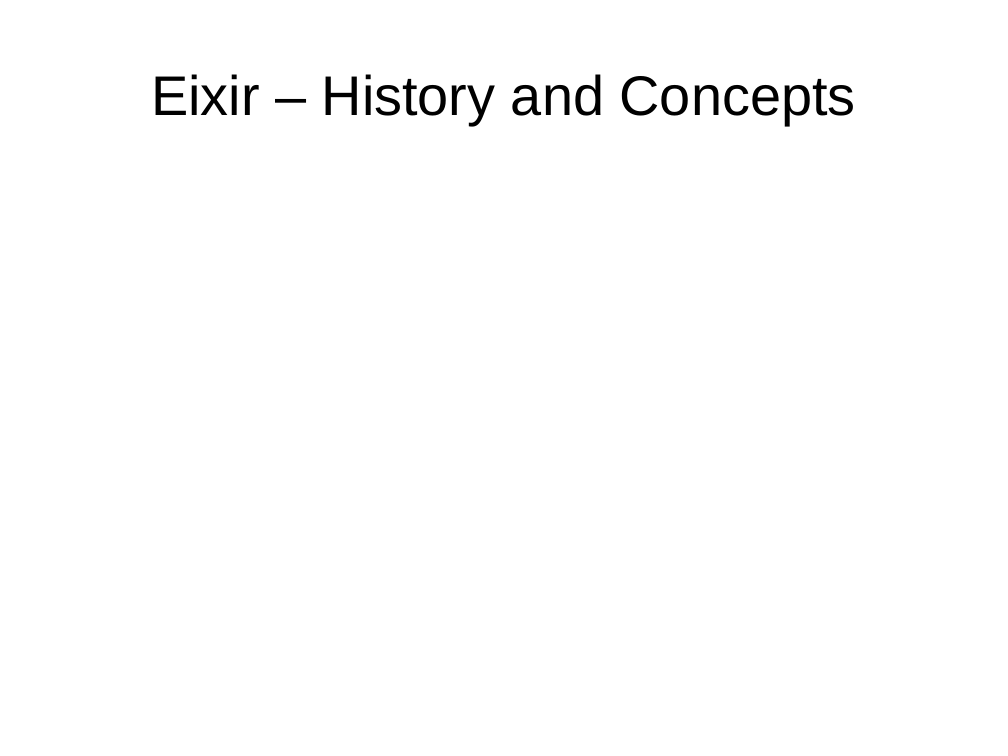
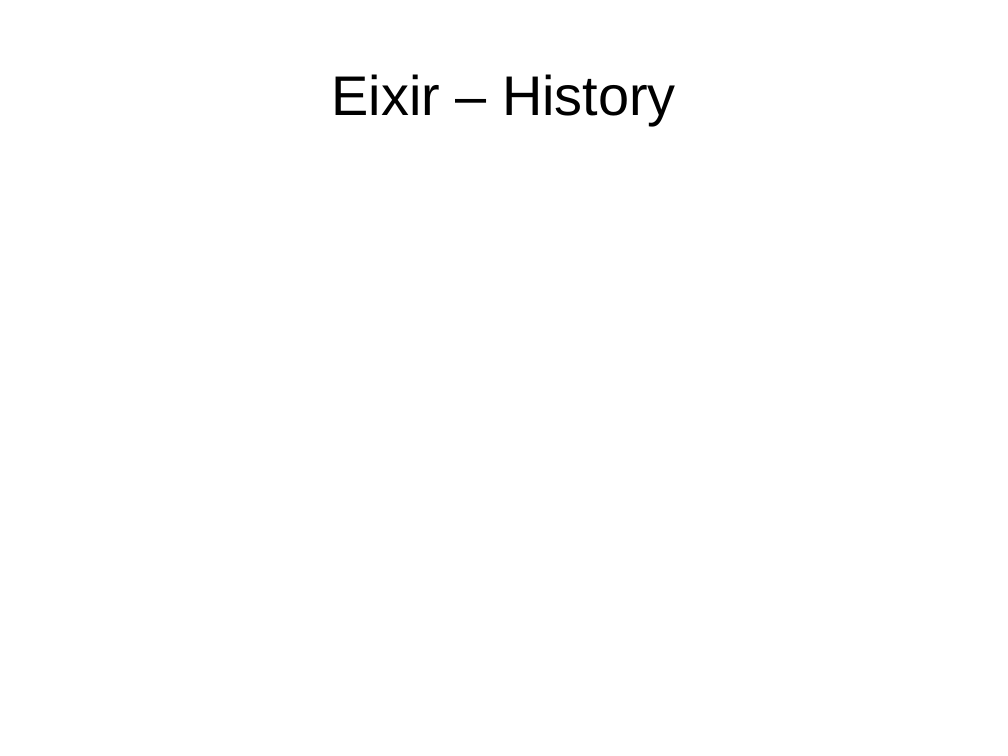
Before and after one commit to ramortegui/talks, a slide deck: slide 3 of elixir-otp-basics.odp. Drawn at 1008x756 pixels with LibreOffice and Linux fonts; fonts in the diff are those of the drawing. Boxes give left, top, right and bottom in pixels: in the first picture for what was removed or moved away, otherwise in the second. Text is boxed around its words. In the diff, an @@ line names an element or a change of style, - is before the commit and + after.

Commit message:
Split History and Concepts section.

```diff
--- a/elixir-otp-basics.odp
+++ b/elixir-otp-basics.odp
@@ title at (331, 74, 676, 125): text changed @@
-Eixir – History and Concepts
+Eixir – History
```
Also in this commit, not shown: 1 other slide changed, 1 slide added.
